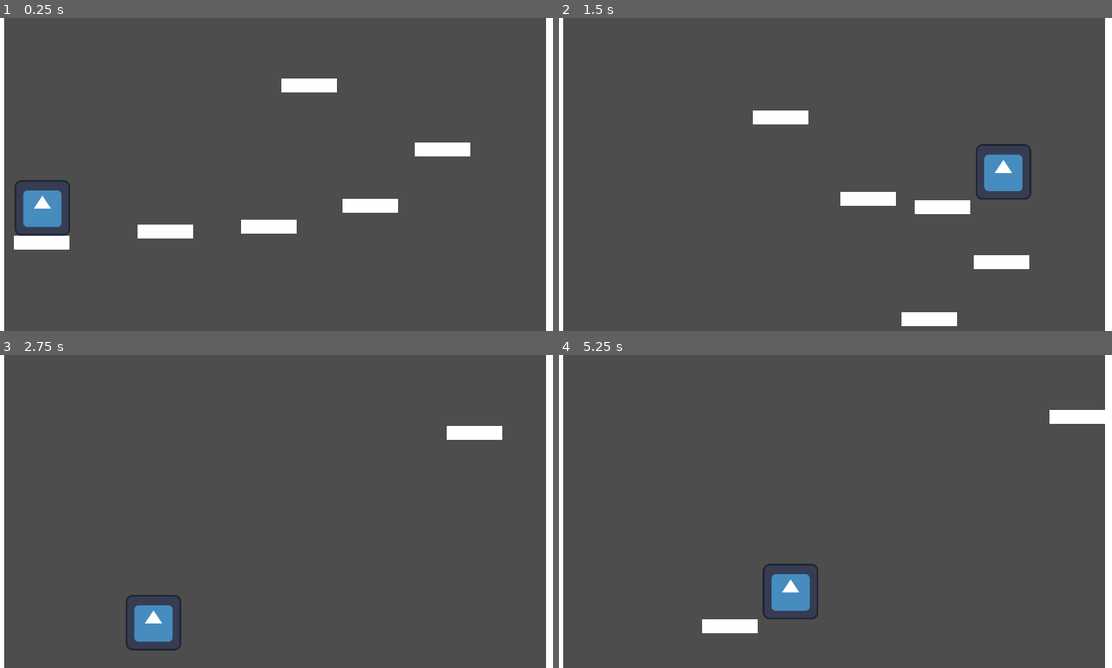
Above: before the commit, frames 1-4 (two rows, left to right).
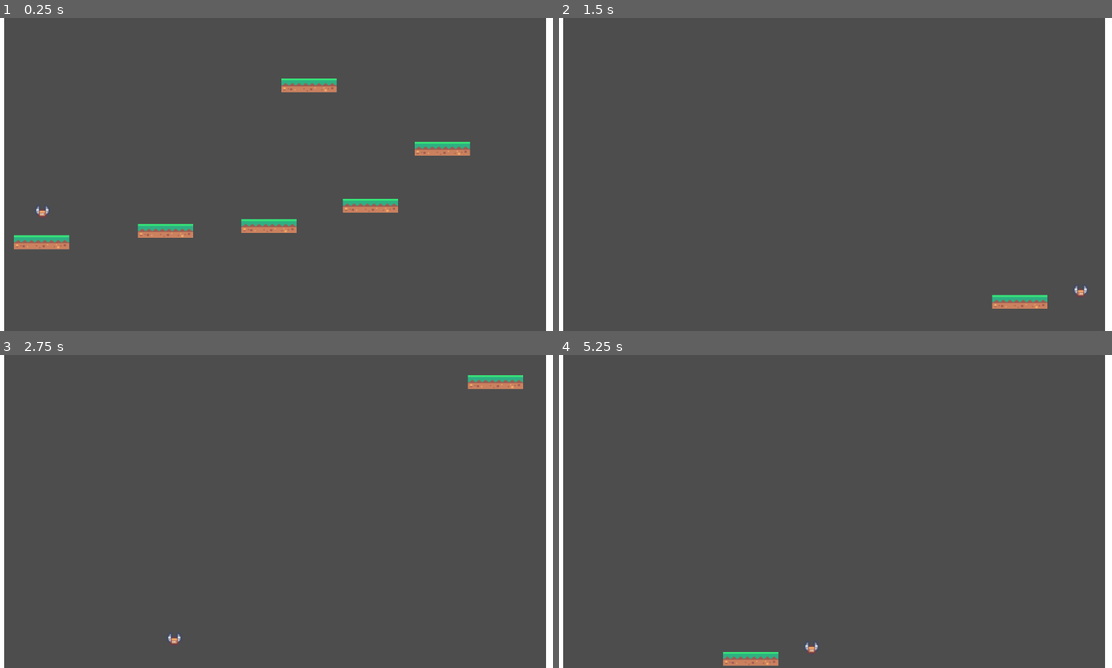
Above: after the commit, the same moments.

Repository: nathanleiby/trijam-248
Game: Godot game, scene res://gameplay/gameplay.tscn
Same seed, same stepped clock (60 frames per second), same inputs: the game is played once before the commit and once after it. The engine's default icon, where the game draws it, is replaced by a stand-in: a white triangle on a blue panel in a dark square.
Inputs:
- Up to frame 1 (0.25 s): no input
- Up to frame 2 (1.5 s): hold Right (walk_right) from 0.53 s (still down); tap Space (place_item) at 0.6, 1.35 s; tap Up (jump) at 0.77 s
- Up to frame 3 (2.75 s): tap Up (jump) at 1.52 s; release Right (walk_right) at 2.03 s; hold Left (walk_left) from 2.03 s (still down); tap Space (place_item) at 2.1 s
- Up to frame 4 (5.25 s): release Left (walk_left) at 2.78 s; hold Right (walk_right) 2.78-4.28 s; tap Space (place_item) every 0.75 s from 2.85 to 5.1 s; tap Up (jump) at 3.02, 3.77, 4.52 s; hold Left (walk_left) 4.28-5.03 s; hold Right (walk_right) from 5.03 s (still down)

The runs differ from the first frame. In frame 1, 3.8% of the frame differs, in the area x 2-86%, y 19-74%; in frame 2, 3.8%; in frame 3, 2.0%; in frame 4, 2.4%.

Commit message:
add some sprites

Diff:
--- a/gameplay/character.gd
+++ b/gameplay/character.gd
@@ -23,6 +23,11 @@
 	# Input affects x axis only
 	velocity.x = Input.get_axis("walk_left", "walk_right") * speed
 
+	if velocity.x > 0:
+		$Character.flip_h = true
+	elif velocity.x < 0:
+		$Character.flip_h = false
+
 	move_and_slide()
 
 	# Only allow jumping when on the ground
--- a/gameplay/character.tscn
+++ b/gameplay/character.tscn
@@ -1,11 +1,11 @@
 [gd_scene load_steps=5 format=3 uid="uid://bquai0kn0d8cm"]
 
-[ext_resource type="Texture2D" uid="uid://bgprycbqd2tbx" path="res://assets/icon.svg" id="1_aooru"]
 [ext_resource type="PackedScene" uid="uid://50axire65sjw" path="res://gameplay/platform.tscn" id="2_1pdku"]
 [ext_resource type="Script" path="res://gameplay/character.gd" id="2_lr2ov"]
+[ext_resource type="Texture2D" uid="uid://bhnp8fp46oybv" path="res://assets/kenney_pixel-platformer/Tilemap/tilemap-characters_packed.png" id="3_t6ro7"]
 
 [sub_resource type="RectangleShape2D" id="RectangleShape2D_wjgyv"]
-size = Vector2(128, 128)
+size = Vector2(32, 32)
 
 [node name="CharacterBody2D" type="CharacterBody2D"]
 script = ExtResource("2_lr2ov")
@@ -16,7 +16,11 @@
 
 [node name="Character" type="Sprite2D" parent="."]
 position = Vector2(2.08165e-12, 2.08165e-12)
-texture = ExtResource("1_aooru")
+scale = Vector2(2, 2)
+texture = ExtResource("3_t6ro7")
+hframes = 9
+vframes = 3
+frame = 24
 
 [node name="Camera2D" type="Camera2D" parent="."]
 limit_left = 0
--- a/gameplay/platform.tscn
+++ b/gameplay/platform.tscn
@@ -1,4 +1,6 @@
-[gd_scene load_steps=2 format=3 uid="uid://50axire65sjw"]
+[gd_scene load_steps=3 format=3 uid="uid://50axire65sjw"]
+
+[ext_resource type="Texture2D" uid="uid://cfjg4lwbyvgw6" path="res://assets/kenney_pixel-platformer/Tilemap/tilemap_packed.png" id="1_xxk2u"]
 
 [sub_resource type="RectangleShape2D" id="RectangleShape2D_ilxvv"]
 size = Vector2(128, 32)
@@ -13,3 +15,10 @@
 offset_top = -16.0
 offset_right = 64.0
 offset_bottom = 16.0
+
+[node name="Sprite2D" type="Sprite2D" parent="."]
+position = Vector2(-2.32458e-06, -0.194445)
+scale = Vector2(2.56, 2.31349)
+texture = ExtResource("1_xxk2u")
+region_enabled = true
+region_rect = Rect2(20, 2, 50, 14)
Binary file added: assets/kenney_pixel-platformer/Tilemap/tilemap-backgrounds.png
Binary file added: assets/kenney_pixel-platformer/Tilemap/tilemap-backgrounds_packed.png
Binary file added: assets/kenney_pixel-platformer/Tilemap/tilemap-characters.png
Binary file added: assets/kenney_pixel-platformer/Tilemap/tilemap-characters_packed.png
Binary file added: assets/kenney_pixel-platformer/Tilemap/tilemap.png
Binary file added: assets/kenney_pixel-platformer/Tilemap/tilemap_packed.png
